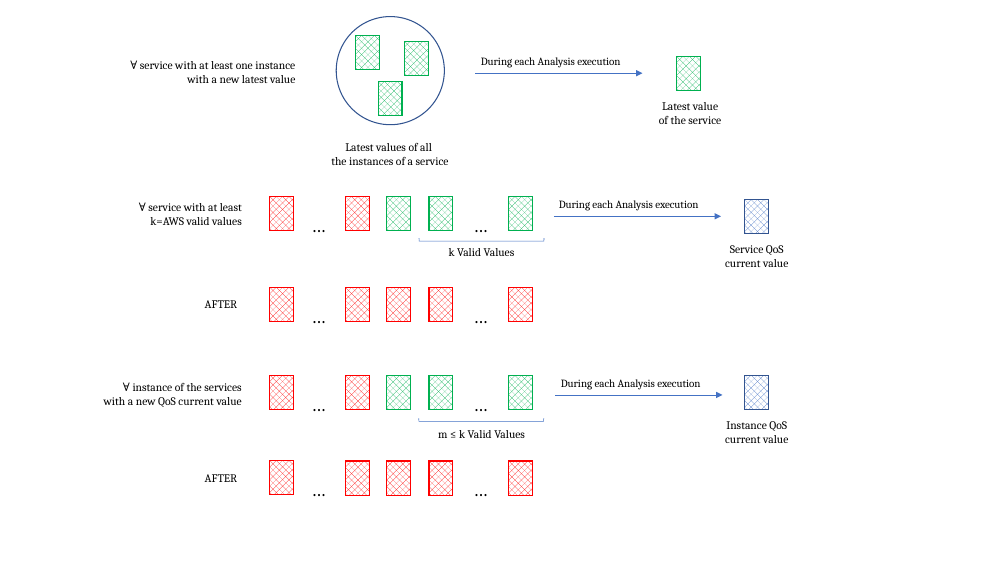
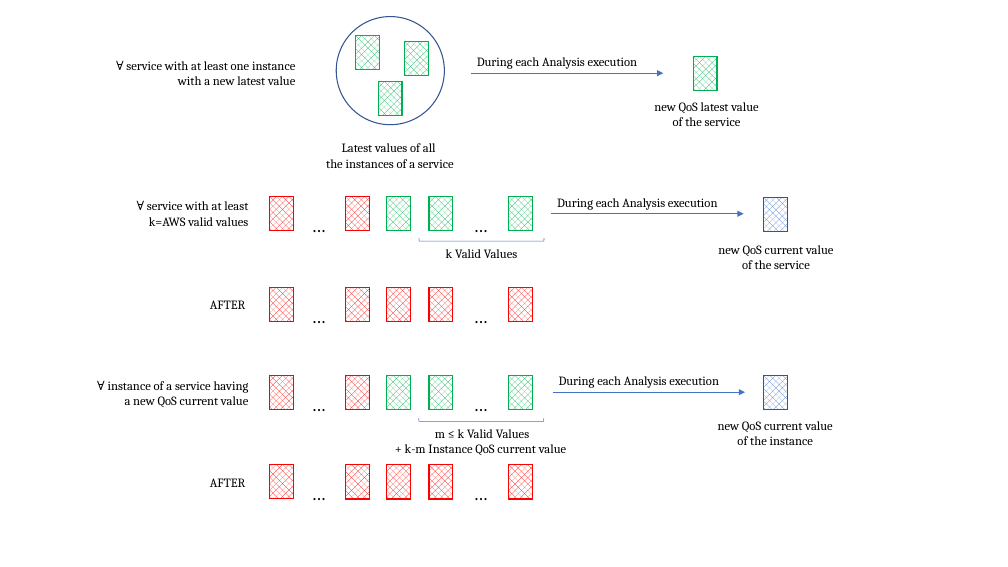
Before and after one commit to ramses-sas/ramses-sefa-SAS, a slide deck: slide 2 of documents/Managing System/MetricsAndQoS/MetricsAndQoS.pptx. Drawn at 1008x567 pixels with LibreOffice and Linux fonts; fonts in the diff are those of the drawing. Boxes give left, top, right and bottom in pixels: in the first picture for what was removed or moved away, otherwise in the second. Text is boxed around its words. In the diff, an @@ line names an element or a change of style, - is before the commit and + after.

```diff
--- a/documents/Managing System/MetricsAndQoS/MetricsAndQoS.pptx
+++ b/documents/Managing System/MetricsAndQoS/MetricsAndQoS.pptx
@@ size 11 to 12 pt in 6 elements at (446,249,517,258), (147,201,248,226), (210,300,245,309), (326,143,454,168), (210,478,245,487), (126,61,295,85) @@
@@ text "∀ service with at least ...": place and size @@
-text "∀ service with at least ..." at (140,61,295,83)
+text "∀ service with at least ..." at (126,61,295,85)
@@ rectangle: place and size @@
-rectangle at (677,57,701,91)
+rectangle at (693,57,718,91)
@@ arrow moved from (476, 73) - (643, 73) to (471, 73) - (663, 73) @@
@@ text at (654,102,758,113): text changed; size 11 to 12 pt @@
-Latest value
+new QoS latest value
@@ text at (673,117,741,126): size 11 to 12 pt in "of the service" @@
@@ size 10.5 to 12 pt in 3 elements at (477,57,638,69), (559,376,719,388), (557,198,718,210) @@
@@ rectangle: place and size @@
-rectangle at (745,200,769,234)
+rectangle at (764,197,788,231)
@@ arrow moved from (554, 216) - (721, 216) to (551, 214) - (744, 214) @@
@@ text at (718,245,833,269): text changed; size 11 to 12 pt @@
-Service QoS current value
+new QoS current value of the service
@@ text at (108,381,249,407): text changed; size 11 to 12 pt @@
-∀ instance of the services
-with a new QoS current value
+∀ instance of a service having
+a new QoS current value
@@ rectangle: place and size @@
-rectangle at (745,375,769,409)
+rectangle at (764,375,788,409)
@@ arrow moved from (556, 395) - (723, 395) to (553, 392) - (746, 392) @@
@@ text "m ≤ k Valid Values": place and size @@
-text "m ≤ k Valid Values" at (438,430,525,438)
+text "m ≤ k Valid Values" at (405,429,566,455)
@@ text at (405,444,566,455): paragraph added @@
++ k-m Instance QoS current value
@@ text at (435,429,529,438): size 11 to 12 pt in "m ≤ k Valid Values" @@
@@ text at (718,421,832,445): text changed; size 11 to 12 pt @@
-Instance QoS current value
+new QoS current value of the instance
@@ 5 rectangles, 2 texts: place and size @@
-5 rectangles, 2 texts at (270,461,533,504)
+5 rectangles, 2 texts at (270,465,533,509)
```
Also in this commit, not shown: 1 other slide changed, 4 other files.
